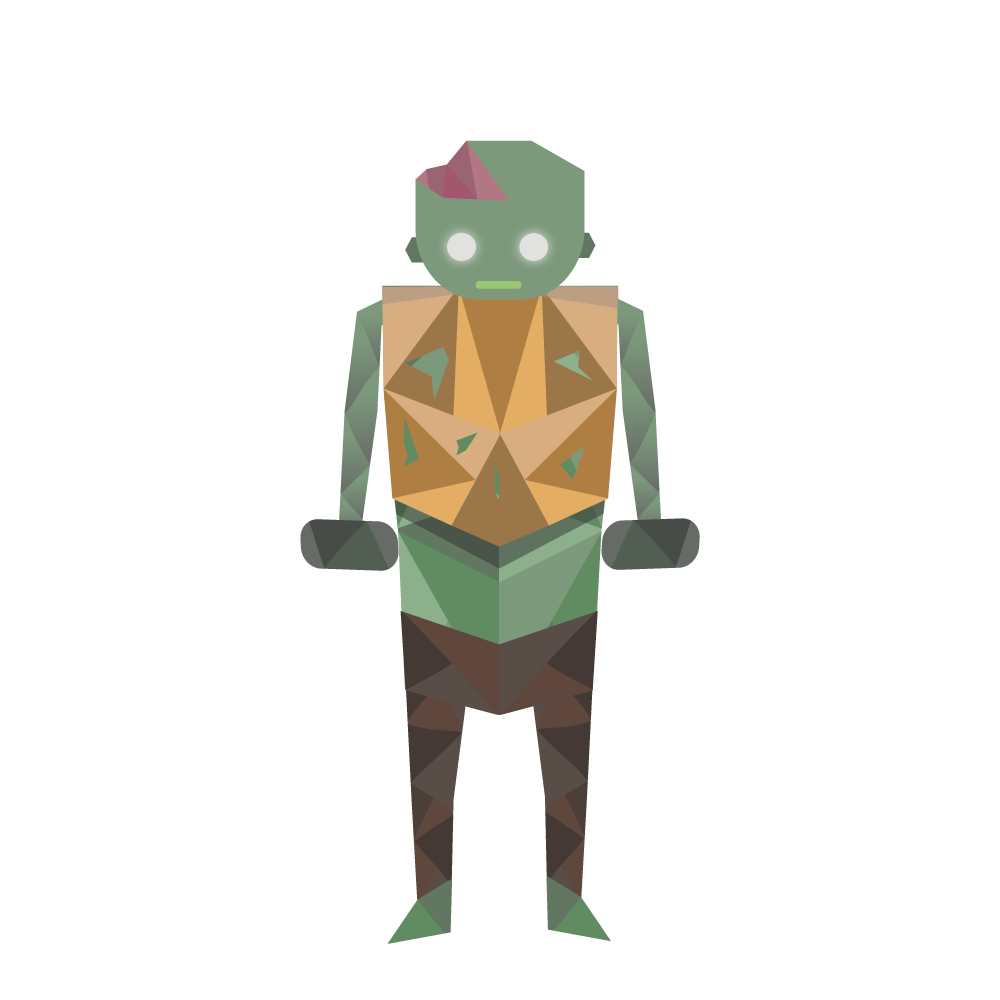
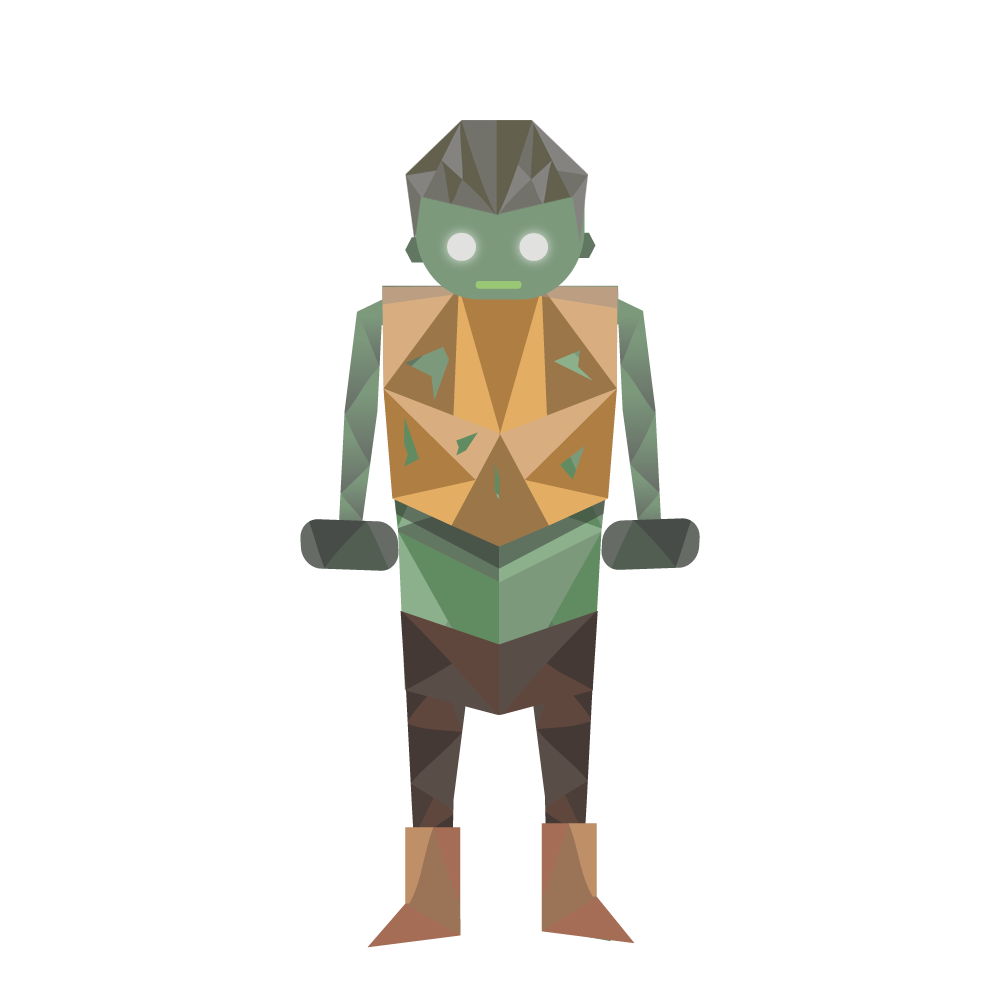
Before/after of a 1000×1000 layered artwork. What changed in the layer stack:
added layer "LeftBoot" above "RightBoot" over [541, 823, 635, 944]
added layer "RightBoot" above "Helmet_1" over [367, 827, 461, 948]
added layer "Helmet_1" above "Head_1" over [405, 120, 588, 242]
